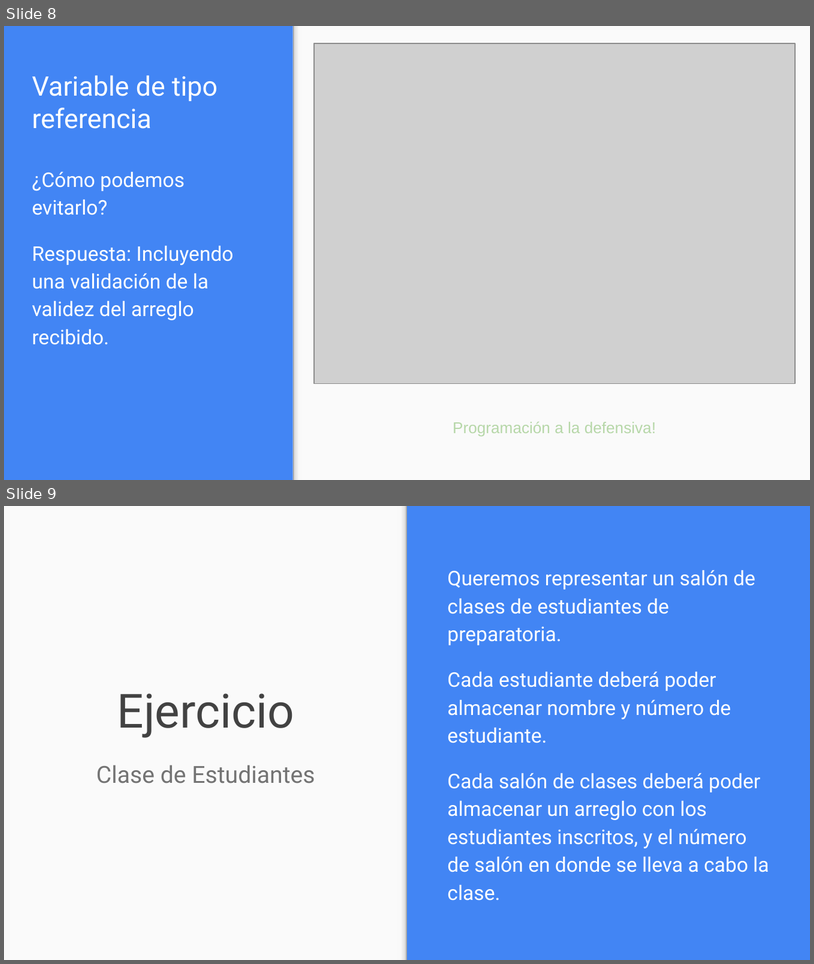
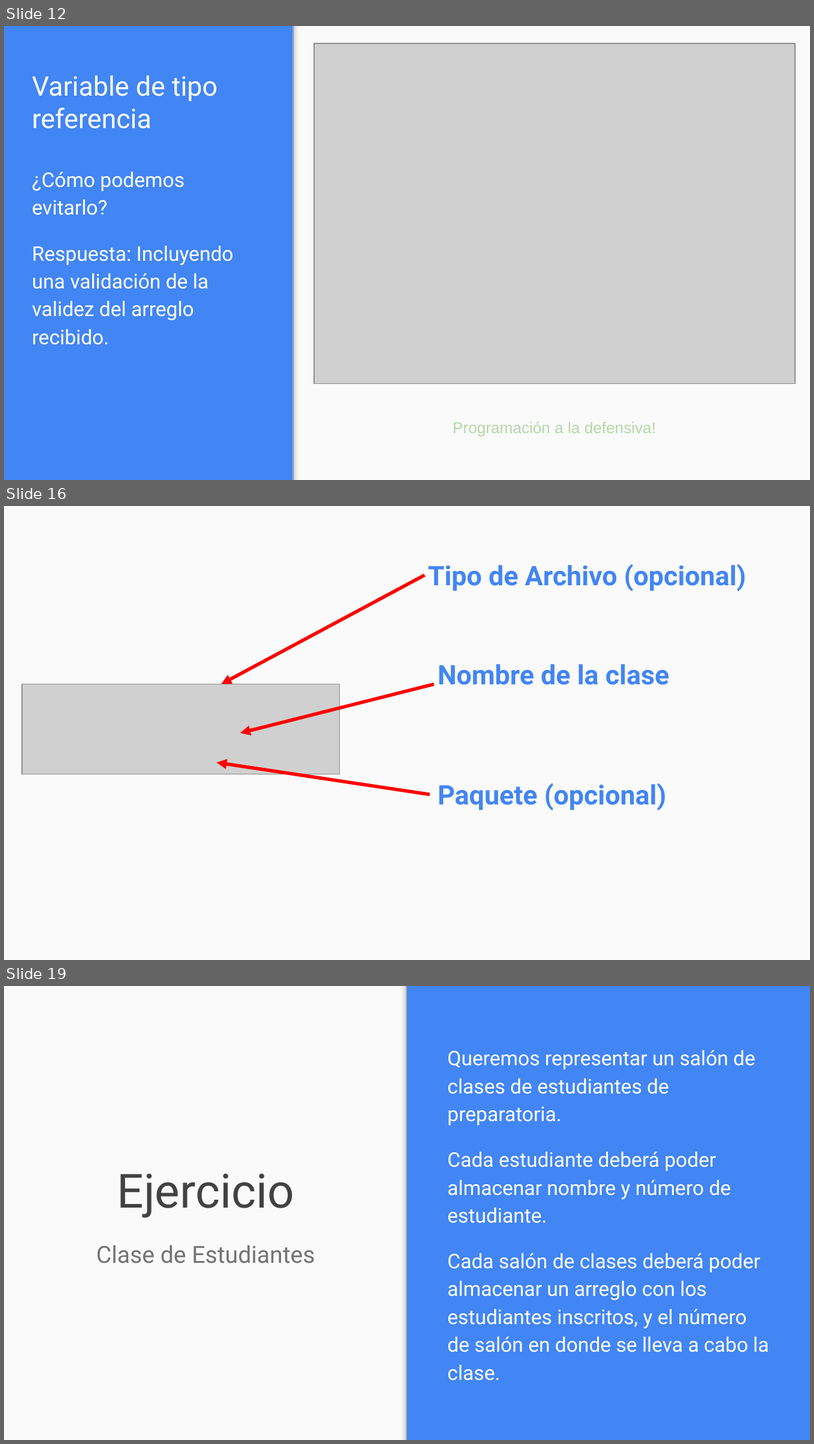
Before and after one commit to OMardil/INFO2, a slide deck: MOD05_Variables_tipo_referencia/01 Presentacion/INFO2_MOD05-Variables_Tipo_Referencia.pptx. Shown one above the other, each under a label of ours: slides 8 and 9 before the commit, slides 12, 16 and 19 after it; the slides between them are not shown. The pictures are 814x964 and 814x1444 pixels, drawn with LibreOffice and Linux fonts; fonts in the diff are those of the drawing; grey boxes stand for pictures. Boxes give left, top, right and bottom in pixels: in the first picture for what was removed or moved away, otherwise in the second. Text is boxed around its words. In the diff, an @@ line names an element or a change of style, - is before the commit and + after.

Commit message:
Changes to MOD05 Tipo referencia

```diff
--- a/MOD05_Variables_tipo_referencia/01 Presentacion/INFO2_MOD05-Variables_Tipo_Referencia.pptx
+++ b/MOD05_Variables_tipo_referencia/01 Presentacion/INFO2_MOD05-Variables_Tipo_Referencia.pptx
@@ slide 16 added at [4, 506, 810, 960], background #FAFAFA @@
@@ arrow added from (425, 576) to (222, 684), #FF0000 3 pt @@
@@ text added at [428, 564, 747, 591], 24 pt, text #4285F4, bold @@
+Tipo de Archivo (opcional)
@@ text added at [438, 664, 669, 685], 24 pt, text #4285F4, bold @@
+Nombre de la clase
@@ picture added at [22, 684, 339, 775] @@
@@ arrow added from (434, 684) to (240, 733), #FF0000 3 pt @@
@@ arrow added from (430, 794) to (217, 762), #FF0000 3 pt @@
@@ text added at [438, 783, 667, 810], 24 pt, text #4285F4, bold @@
+Paquete (opcional)
@@ what was slide 8 is now slide 12 @@
@@ what was slide 9 is now slide 19 @@
```
Also in this commit, not shown: 5 slides changed, 10 other slides added, 1 slide removed, 14 other files.
